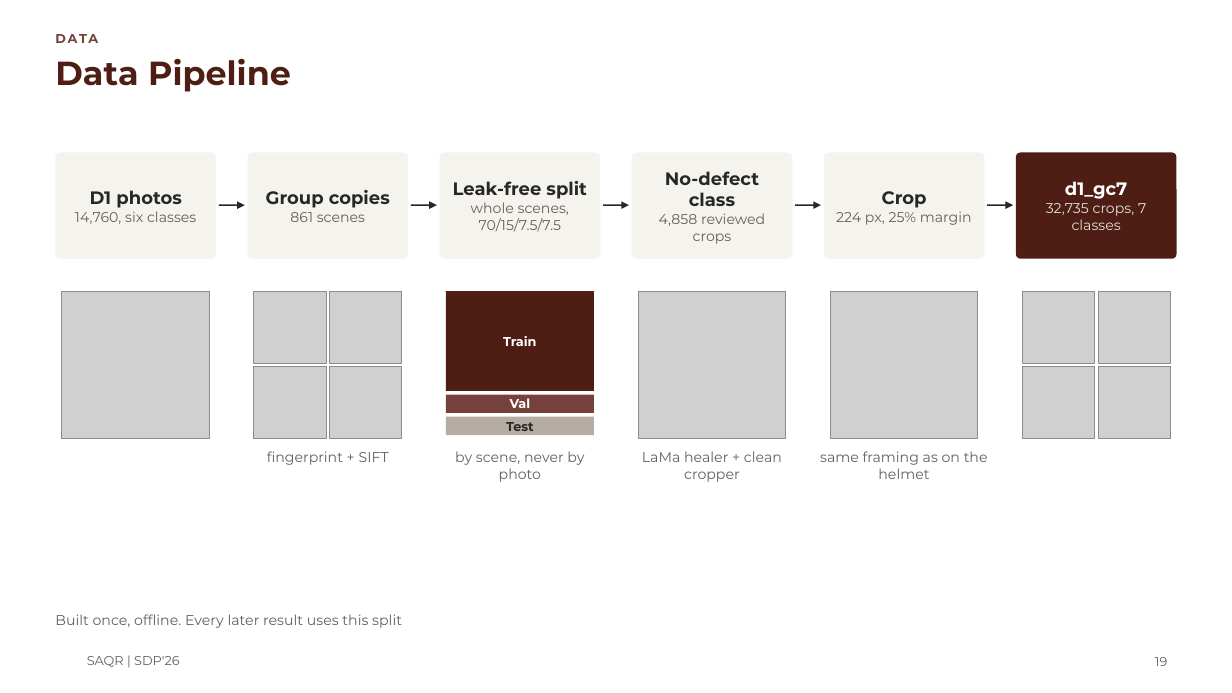
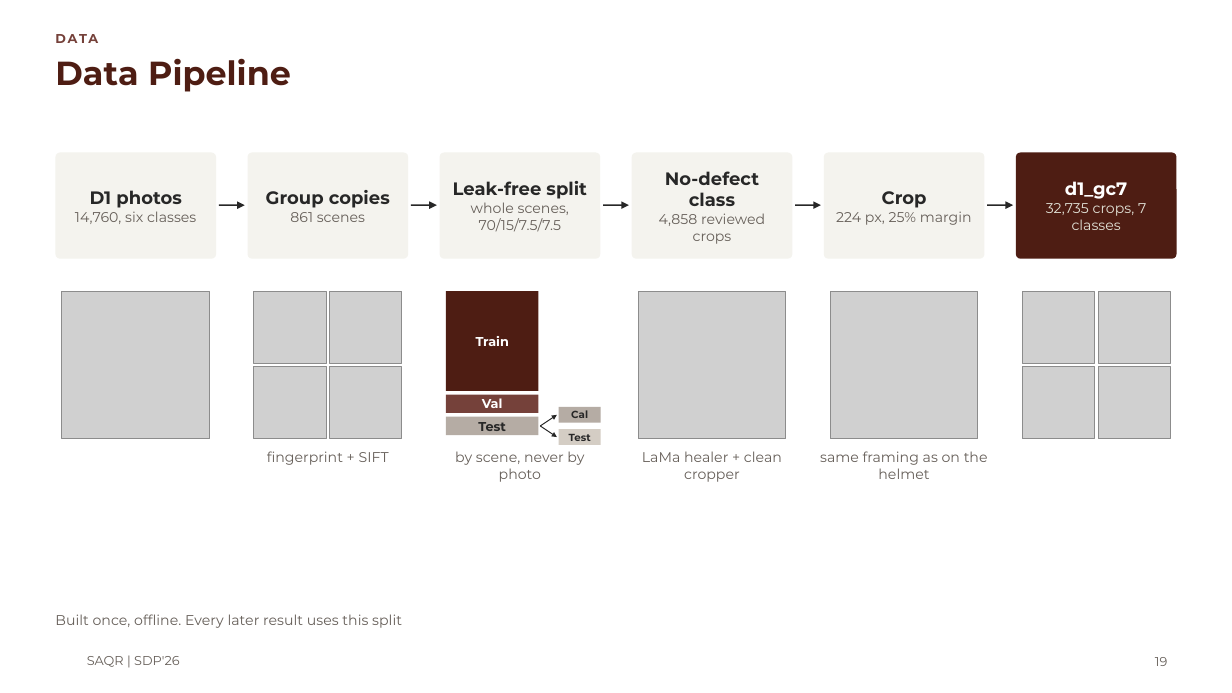
Before and after one commit to MASAR-AUS/SAQR, a slide deck: slide 19 of SAQR CMP490 Presentation.pptx. Drawn at 1232x693 pixels with LibreOffice and Linux fonts; fonts in the diff are those of the drawing; grey boxes stand for pictures; background and template pictures are left out. Boxes give left, top, right and bottom in pixels: in the first picture for what was removed or moved away, otherwise in the second. Text is boxed around its words. In the diff, an @@ line names an element or a change of style, - is before the commit and + after.

```diff
--- a/SAQR CMP490 Presentation.pptx
+++ b/SAQR CMP490 Presentation.pptx
@@ rectangle "Train": place and size @@
-rectangle "Train" at (446, 291, 594, 391)
+rectangle "Train" at (446, 291, 539, 391)
@@ rectangle "Val": place and size @@
-rectangle "Val" at (446, 395, 594, 413)
+rectangle "Val" at (446, 395, 539, 413)
@@ rectangle "Test": place and size @@
-rectangle "Test" at (446, 417, 594, 435)
+rectangle "Test" at (446, 417, 539, 435)
@@ arrow added from (541, 426) to (557, 415), #272727 0.75 pt @@
@@ rectangle added at (559, 408, 601, 423), fill #B5ACA4, 8 pt, text #272727, bold @@
+Cal
@@ arrow added from (541, 426) to (557, 437), #272727 0.75 pt @@
@@ rectangle added at (559, 429, 601, 445), fill #D4CDC4, 8 pt, text #272727, bold @@
+Test
```
Also in this commit, not shown: 15 other slides changed, 3 other files.
